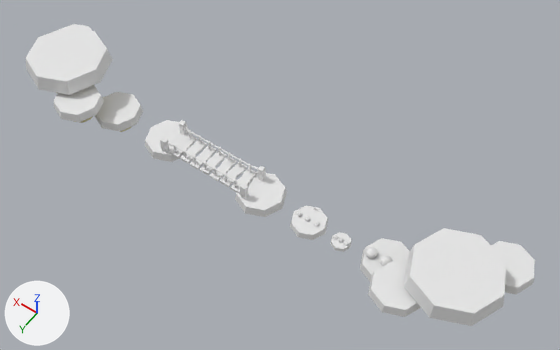
The Blender file project.blend as it was, and as the next commit left it.
Camera for both pictures: a 50 mm lens placed at (-19.0, 37.6, 64.1), pointed at (9.3, -2.0, 1.7). Every picture has the same lights, and +X, +Y and +Z are marked at lower left.

In view in the first picture: 'Cube', 'PlatformBig', 'PlatformBig.001', 'PlatformBig.002', 'PlatformBig.003', 'PlatformBig.004', 'PlatformBig.006', 'PlatformBig.007', 'PlatformBig.008', 'PlatformBig.009', 'PlatformMedium'.
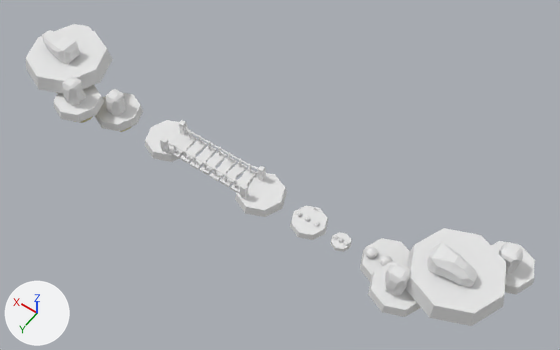
Edits to the bpy script that builds the scene:
```text
Add mat_pedra:
    mat_pedra = principled_material('Pedra')
    mat_pedra.base_color = (0.8, 0.8, 0.8)  # white #e7e7e7
Add me_cube_006:
    me_cube_006.from_pydata(...)  # 60 vertices, 54 faces; spans x -1.24..1.4, y -1.25..1.51, z -1.5..2.14
    me_cube_006.materials.append(mat_pedra)  # white #e7e7e7
Add me_cube_004:
    me_cube_004.from_pydata(...)  # 38 vertices, 36 faces; spans x -2.93..1.41, y -1.12..1.21, z -1.06..1.25
    me_cube_004.materials.append(mat_pedra)  # white #e7e7e7
Add ob_cube_006:
    ob_cube_006 = bpy.data.objects.new('Cube.006', me_cube_006)
    ob_cube_006.location = (29.91, 0.12, 1.33)
    ob_cube_006.scale = (0.757, 0.757, 0.757)
Add ob_cube_005:
    ob_cube_005 = bpy.data.objects.new('Cube.005', me_cube_006.copy())
    ob_cube_005.location = (32.66, 3.04, 4.1)
    ob_cube_005.scale = (0.757, 0.757, 0.757)
Add ob_cube_004:
    ob_cube_004 = bpy.data.objects.new('Cube.004', me_cube_004)
    ob_cube_004.location = (36.34, 0.21, 6.12)
    ob_cube_004.rotation_euler = (0.0, 3.142, 0.0)  # degrees (0, 180, 0)
Add ob_cube_003:
    ob_cube_003 = bpy.data.objects.new('Cube.003', me_cube_006.copy())
    ob_cube_003.location = (-14.11, -4.67, 4.03)
    ob_cube_003.rotation_euler = (0.0, 0.0, 3.142)  # degrees (0, 0, 180)
    ob_cube_003.scale = (0.757, 0.757, 0.757)
Add ob_cube_002:
    ob_cube_002 = bpy.data.objects.new('Cube.002', me_cube_006.copy())
    ob_cube_002.location = (-7.07, 3.04, 4.1)
    ob_cube_002.scale = (0.757, 0.757, 0.757)
Add ob_cube_001:
    ob_cube_001 = bpy.data.objects.new('Cube.001', me_cube_004.copy())
    ob_cube_001.location = (-9.95, 0.21, 6.12)
```

Pixel boxes [x1, y1, x2, y2] of what changed, in the pictures (560 x 350 px):
'Cube.001', added: after [427, 242, 477, 287]
'Cube.004', added: after [42, 30, 80, 64]
'Cube.002', added: after [385, 262, 410, 296]
'Cube.005', added: after [63, 76, 86, 106]
'Cube.003', added: after [499, 242, 523, 275]
'Cube.006', added: after [106, 89, 126, 116]
